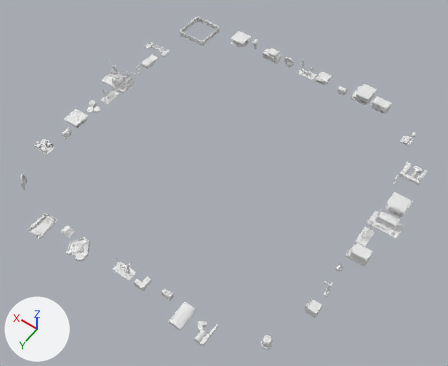
Two versions of the FBX model Assets/FBX/allbuildings1.fbx, one commit apart.
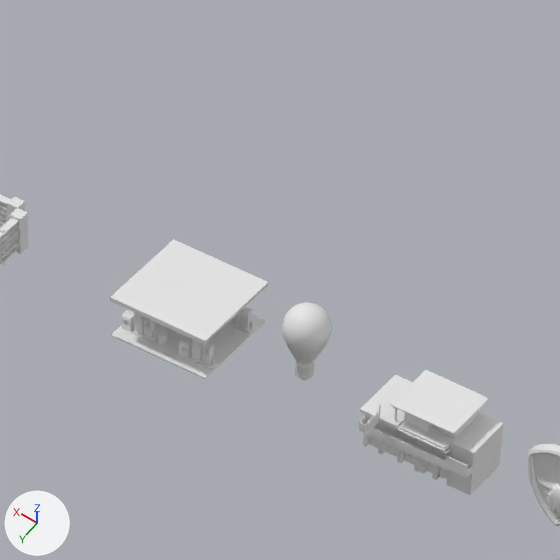
The first picture shows the older version from a 50 mm camera at (-47.1, 66.7, 97.4) aimed at (-2.2, 3.8, -1.5). The close-ups show both versions on the part from 48% to 64% of the width and 0% to 20% of the height of that picture; other places that the commit changed are outside them. Every picture has the same lights, and +X, +Y and +Z are marked at lower left. Where no turn or scale is listed for an object, it has been applied to the vertices.

The first close-up shows 'Eletric Company.001', 'Jail.001', 'La estrella Toon S.001', 'San Isidro Toon S.001', 'malacateco_crest_and_title_images'.
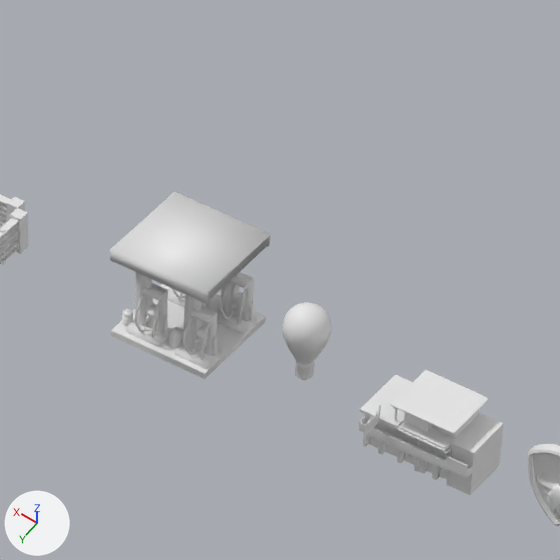
Location of each change, [x1, y1, x2, y2] in pixels of the close-ups (560 x 560 px):
'building_san_isidro', added
    after: [110, 192, 271, 379]
'San Isidro Toon S.001', deleted
    before: [110, 239, 269, 379]

Patch to the scene script:
```diff
--- a/Assets/FBX/allbuildings1.fbx.py
+++ b/Assets/FBX/allbuildings1.fbx.py
@@ me_cube_076 @@
+me_cube_076.from_pydata(...)  # 1108 vertices, 1363 faces; spans x -1.79..1.79, y -1.72..1.72, z 0.0..3.37
@@ ob_san_isidro_toon_s_001 @@
-ob_san_isidro_toon_s_001 = bpy.data.objects.new('San Isidro Toon S.001', me_cube_014)
-ob_san_isidro_toon_s_001.location = (18.8, -32.38, 0.23)
@@ ob_building_san_isidro @@
+ob_building_san_isidro = bpy.data.objects.new('building_san_isidro', me_cube_076)
+ob_building_san_isidro.location = (18.8, -32.38, 0.23)
```
